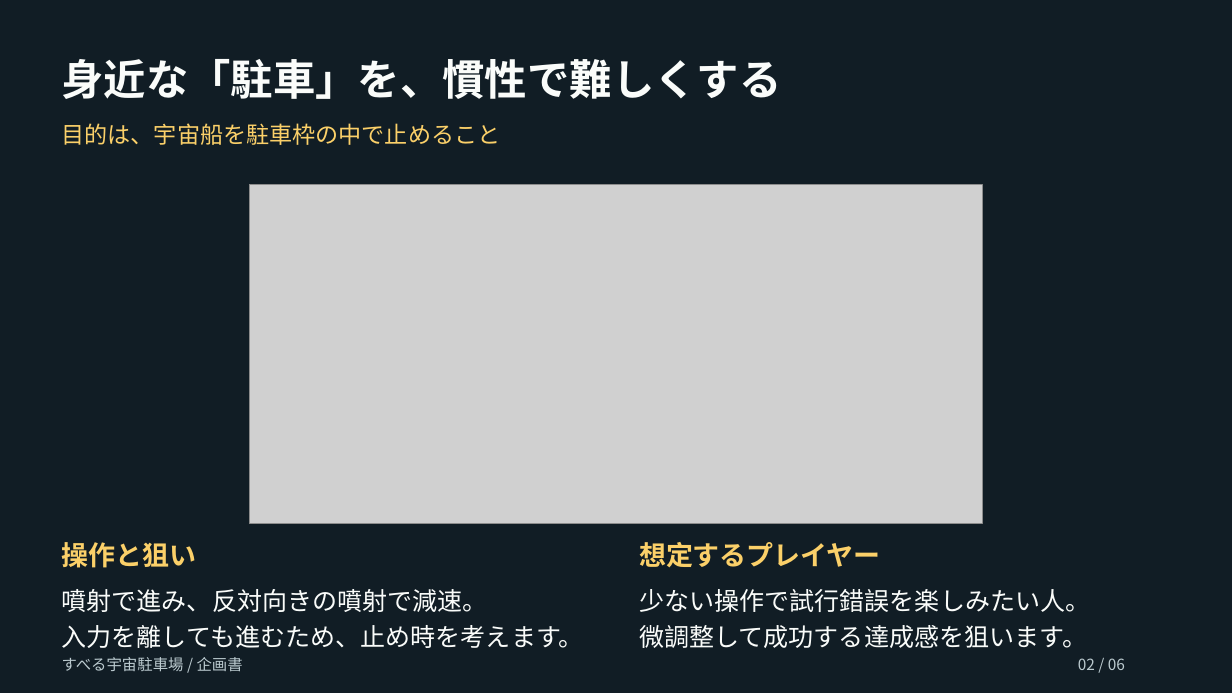
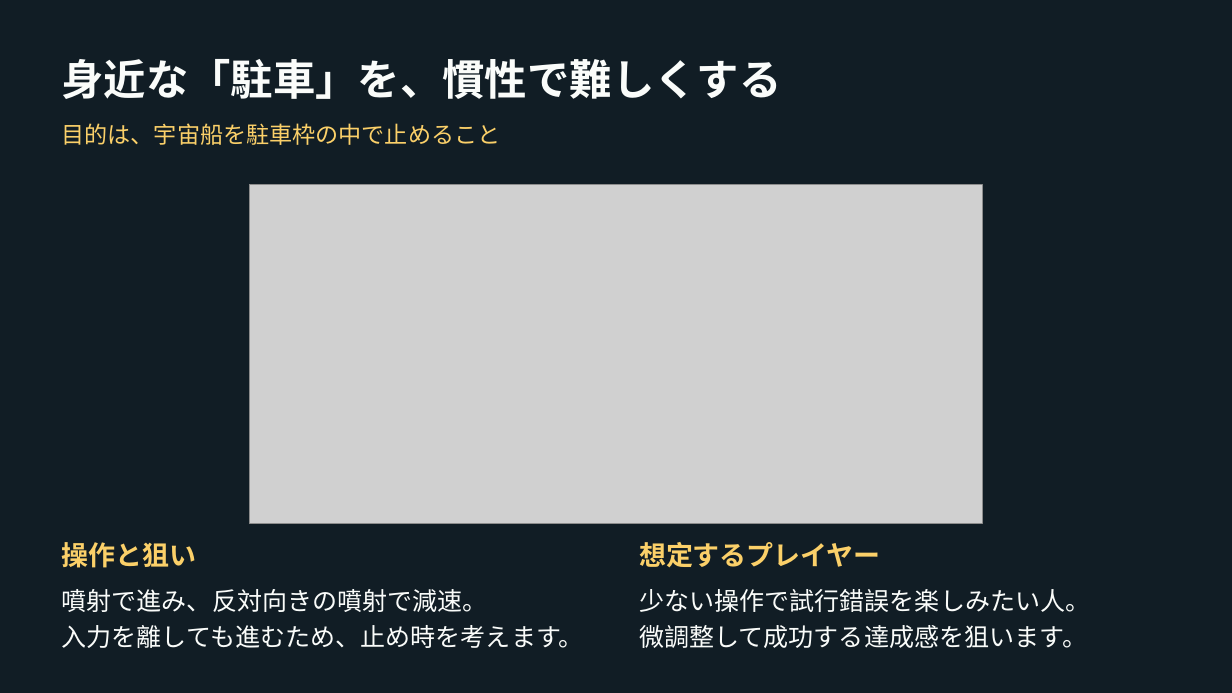
Before and after one commit to kuon-haruto/portfolio, a slide deck: slide 2 of documents/proposals/sliding-space-parking_proposal.pptx. Drawn at 1232x693 pixels with LibreOffice and Linux fonts; fonts in the diff are those of the drawing; grey boxes stand for pictures. Boxes give left, top, right and bottom in pixels: in the first picture for what was removed or moved away, otherwise in the second. Text is boxed around its words. In the diff, an @@ line names an element or a change of style, - is before the commit and + after.

```diff
--- a/documents/proposals/sliding-space-parking_proposal.pptx
+++ b/documents/proposals/sliding-space-parking_proposal.pptx
@@ text removed at bbox=[62, 657, 243, 672] @@
-すべる宇宙駐車場 / 企画書
@@ text removed at bbox=[1078, 658, 1125, 670] @@
-02 / 06
```
Also in this commit, not shown: 5 other slides changed, 14 other files.
